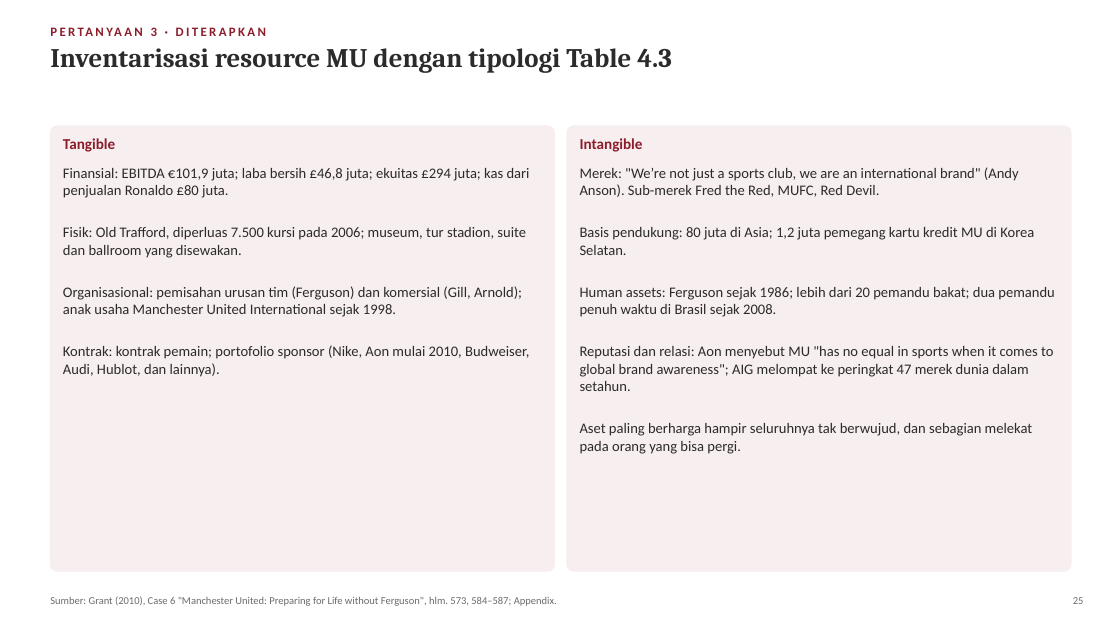
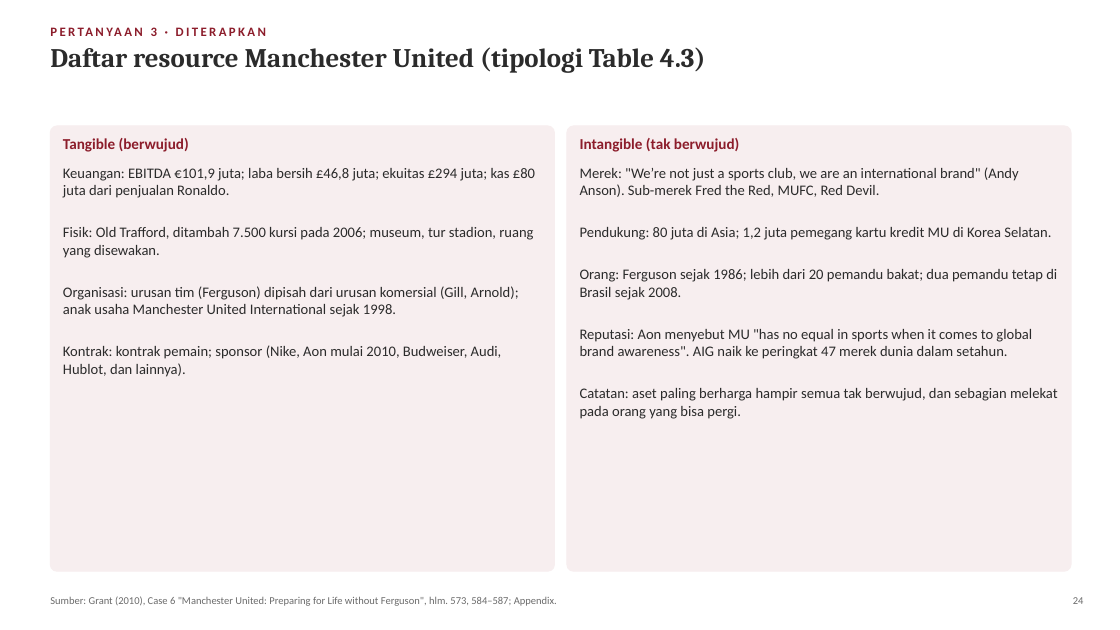
Before and after one commit to aslihabnuri/Dom-Manipulation, a slide deck: slide 24 of materi-strategic-management/presentasi/SMJKT_Group 4_Case Manchester United.pptx (slide 25 before the commit). Drawn at 1120x630 pixels with LibreOffice and Linux fonts; fonts in the diff are those of the drawing. Boxes give left, top, right and bottom in pixels: in the first picture for what was removed or moved away, otherwise in the second. Text is boxed around its words. In the diff, an @@ line names an element or a change of style, - is before the commit and + after.

```diff
--- a/materi-strategic-management/presentasi/SMJKT_Group 4_Case Manchester United.pptx
+++ b/materi-strategic-management/presentasi/SMJKT_Group 4_Case Manchester United.pptx
@@ text at [50, 47, 706, 73]: text changed @@
-Inventarisasi resource MU dengan tipologi Table 4.3
+Daftar resource Manchester United (tipologi Table 4.3)
@@ text at [63, 138, 189, 152]: text changed @@
-Tangible
+Tangible (berwujud)
@@ text at [580, 138, 739, 152]: text changed @@
-Intangible
+Intangible (tak berwujud)
@@ text at [63, 168, 535, 377]: text changed @@
-Finansial: EBITDA €101,9 juta; laba bersih £46,8 juta; ekuitas £294 juta; kas dari penjualan Ronaldo £80 juta.
-Fisik: Old Trafford, diperluas 7.500 kursi pada 2006; museum, tur stadion, suite dan ballroom yang disewakan.
-Organisasional: pemisahan urusan tim (Ferguson) dan komersial (Gill, Arnold); anak usaha Manchester United International sejak 1998.
-Kontrak: kontrak pemain; portofolio sponsor (Nike, Aon mulai 2010, Budweiser, Audi, Hublot, dan lainnya).
+Keuangan: EBITDA €101,9 juta; laba bersih £46,8 juta; ekuitas £294 juta; kas £80 juta dari penjualan Ronaldo.
+Fisik: Old Trafford, ditambah 7.500 kursi pada 2006; museum, tur stadion, ruang yang disewakan.
+Organisasi: urusan tim (Ferguson) dipisah dari urusan komersial (Gill, Arnold); anak usaha Manchester United International sejak 1998.
+Kontrak: kontrak pemain; sponsor (Nike, Aon mulai 2010, Budweiser, Audi, Hublot, dan lainnya).
@@ text at [580, 227, 1058, 419]: text changed @@
-Basis pendukung: 80 juta di Asia; 1,2 juta pemegang kartu kredit MU di Korea Selatan.
-Human assets: Ferguson sejak 1986; lebih dari 20 pemandu bakat; dua pemandu penuh waktu di Brasil sejak 2008.
-Reputasi dan relasi: Aon menyebut MU "has no equal in sports when it comes to global brand awareness"; AIG melompat ke peringkat 47 merek dunia dalam setahun.
-Aset paling berharga hampir seluruhnya tak berwujud, dan sebagian melekat pada orang yang bisa pergi.
+Pendukung: 80 juta di Asia; 1,2 juta pemegang kartu kredit MU di Korea Selatan.
+Orang: Ferguson sejak 1986; lebih dari 20 pemandu bakat; dua pemandu tetap di Brasil sejak 2008.
+Reputasi: Aon menyebut MU "has no equal in sports when it comes to global brand awareness". AIG naik ke peringkat 47 merek dunia dalam setahun.
+Catatan: aset paling berharga hampir semua tak berwujud, dan sebagian melekat pada orang yang bisa pergi.
```
Also in this commit, not shown: 38 other slides changed, 1 slide added, 4 slides removed, 2 other files.
